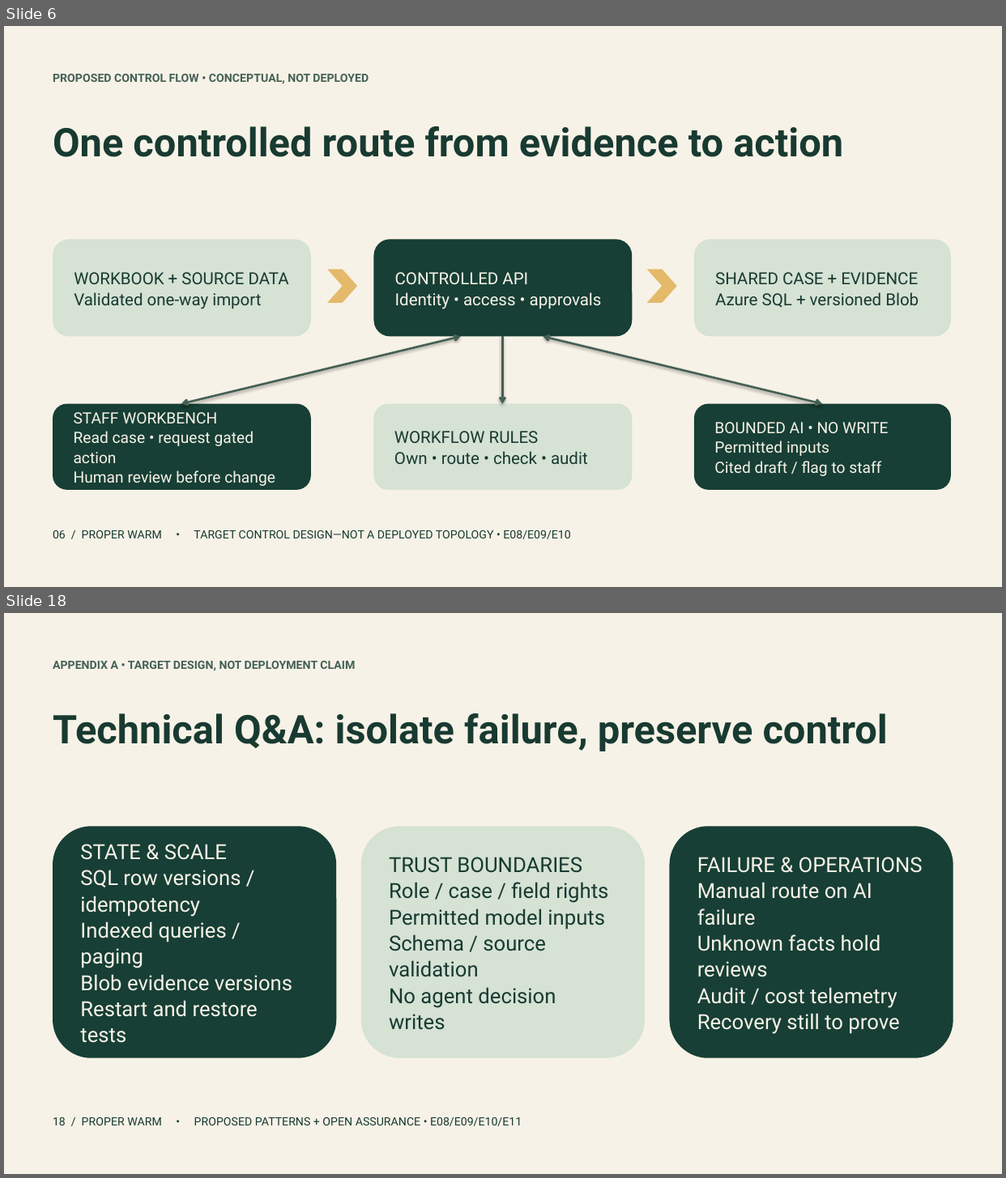
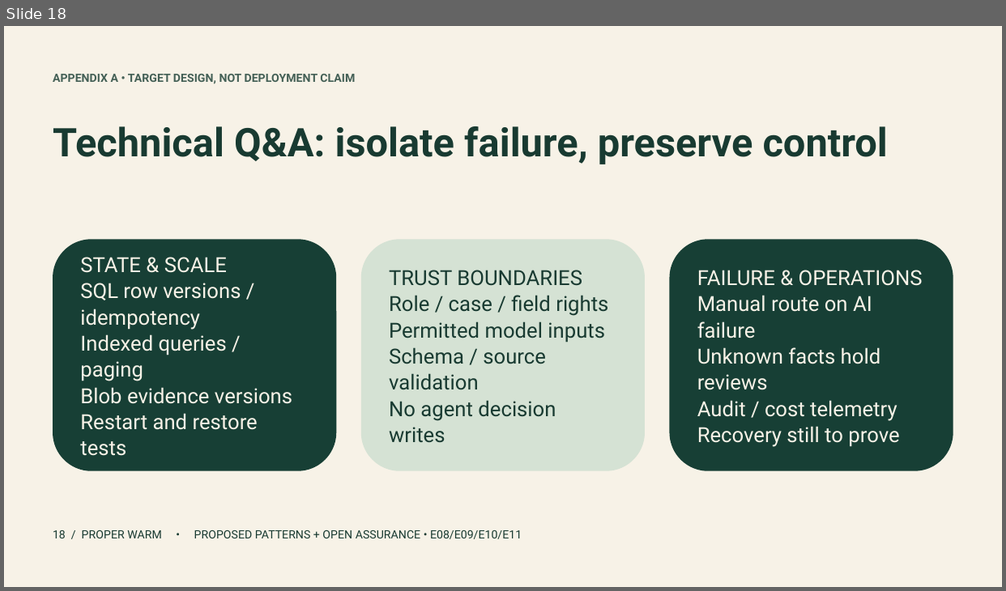
Before and after one commit to jmservera/ama, a slide deck: docs/capstone/deck/proper-warm-executive-draft.pptx. Shown one above the other, each under a label of ours: slides 6 and 18 before the commit, slide 18 after it; the slides between them are not shown. The pictures are 1006x1178 and 1006x591 pixels, drawn with LibreOffice and Linux fonts; fonts in the diff are those of the drawing. Boxes give left, top, right and bottom in pixels: in the first picture for what was removed or moved away, otherwise in the second. Text is boxed around its words. In the diff, an @@ line names an element or a change of style, - is before the commit and + after.

```diff
--- a/docs/capstone/deck/proper-warm-executive-draft.pptx
+++ b/docs/capstone/deck/proper-warm-executive-draft.pptx
@@ slide 6 removed at <box>4,26,1002,587</box>, background #F7F2E7 @@
@@ text removed at <box>53,74,368,84</box> @@
-PROPOSED CONTROL FLOW • CONCEPTUAL, NOT DEPLOYED
@@ text removed at <box>53,126,843,157</box> @@
-One controlled route from evidence to action
@@ rounded rectangle removed at <box>53,239,311,337</box> @@
-WORKBOOK + SOURCE DATA
-Validated one-way import
@@ rounded rectangle removed at <box>374,239,632,337</box> @@
-CONTROLLED API
-Identity • access • approvals
@@ rounded rectangle removed at <box>694,239,951,337</box> @@
-SHARED CASE + EVIDENCE
-Azure SQL + versioned Blob
@@ chevron removed at <box>327,269,357,303</box> @@
@@ chevron removed at <box>647,269,677,303</box> @@
@@ double arrow removed from (181, 404) to (461, 337) @@
@@ arrow removed from (503, 337) to (503, 404) @@
@@ double arrow removed from (822, 404) to (543, 337) @@
@@ rounded rectangle removed at <box>53,404,311,490</box> @@
-STAFF WORKBENCH
-Read case • request gated action
-Human review before change
@@ rounded rectangle removed at <box>374,404,632,490</box> @@
-WORKFLOW RULES
-Own • route • check • audit
@@ rounded rectangle removed at <box>694,404,951,490</box> @@
-BOUNDED AI • NO WRITE
-Permitted inputs
-Cited draft / flag to staff
@@ text removed at <box>53,531,570,540</box> @@
-06 / PROPER WARM • TARGET CONTROL DESIGN—NOT A DEPLOYED TOPOLOGY • E08/E09/E10
```
Also in this commit, not shown: 5 slides changed, 13 slides added, 12 other slides removed, 37 other files.
